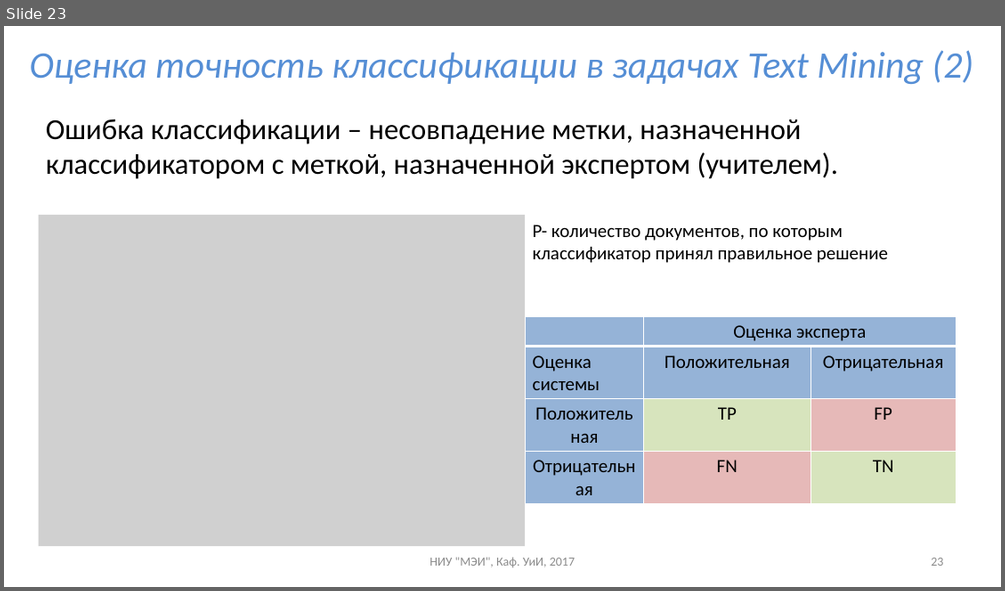
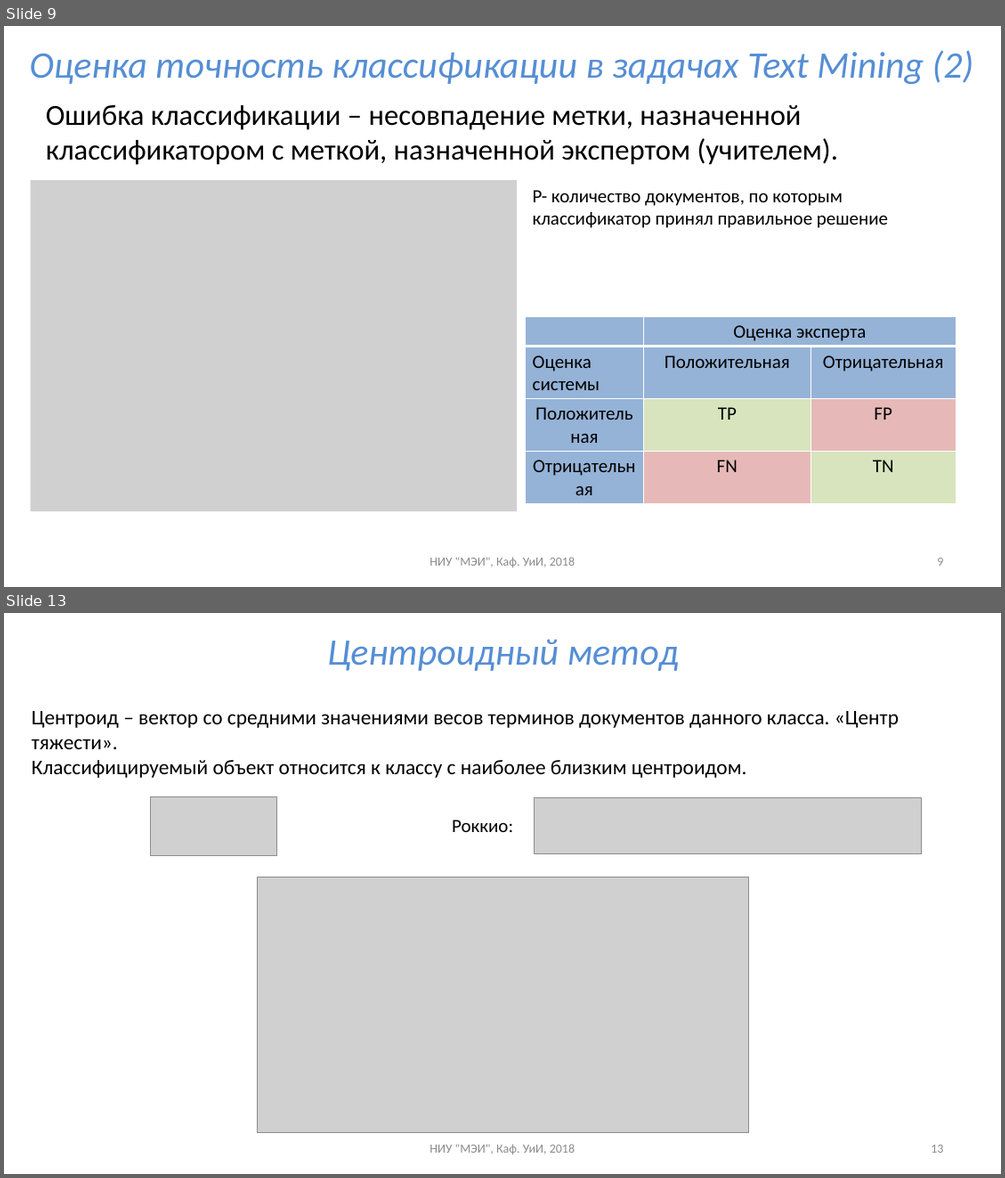
Before and after one commit to uii-mpei/uii-mpei.github.io, a slide deck: study/courses/iis/IIS_lec_2.pptx. Shown one above the other, each under a label of ours: slide 23 before the commit, slides 9 and 13 after it; the slides between them are not shown. The pictures are 1005x591 and 1005x1178 pixels, drawn with LibreOffice and Linux fonts; fonts in the diff are those of the drawing; grey boxes stand for pictures. Boxes give left, top, right and bottom in pixels: in the first picture for what was removed or moved away, otherwise in the second. Text is boxed around its words. In the diff, an @@ line names an element or a change of style, - is before the commit and + after.

```diff
--- a/study/courses/iis/IIS_lec_2.pptx
+++ b/study/courses/iis/IIS_lec_2.pptx
@@ slide 13 added at (x1=4, y1=613, x2=1001, y2=1174), background #FFFFFF @@
@@ title added at (x1=327, y1=639, x2=679, y2=671), 36 pt, text #558ED5, italic @@
+Центроидный метод
@@ text added at (x1=32, y1=711, x2=898, y2=778), 20 pt, text #000000 @@
+Центроид – вектор со средними значениями весов терминов документов данного класса. «Центр тяжести».
+Классифицируемый объект относится к классу с наиболее близким центроидом.
@@ picture added at (x1=151, y1=796, x2=277, y2=855) @@
@@ picture added at (x1=534, y1=798, x2=922, y2=854) @@
@@ text added at (x1=452, y1=819, x2=513, y2=832), 18 pt, text #000000 @@
+Роккио:
@@ picture added at (x1=258, y1=877, x2=749, y2=1133) @@
@@ picture added at (x1=258, y1=876, x2=749, y2=1132) @@
@@ text added at (x1=429, y1=1143, x2=574, y2=1154), 12 pt, text #8C8C8C @@
+НИУ "МЭИ", Каф. УиИ, 2018
@@ page number added at (x1=930, y1=1144, x2=943, y2=1152), 12 pt, text #8C8C8C @@
+13
@@ what was slide 23 is now slide 9 @@
@@ slide 9 changed as well @@
@@ text "Ошибка классификации – несовпадение метки, ..." moved from (x1=46, y1=119, x2=839, y2=179) to (x1=46, y1=104, x2=839, y2=165) @@
@@ picture moved from (x1=39, y1=215, x2=526, y2=546) to (x1=30, y1=180, x2=517, y2=511) @@
@@ text "P- количество документов, по которым ..." moved from (x1=533, y1=224, x2=888, y2=263) to (x1=533, y1=190, x2=888, y2=228) @@
@@ text at (x1=429, y1=556, x2=574, y2=567): text changed @@
-НИУ "МЭИ", Каф. УиИ, 2017
+НИУ "МЭИ", Каф. УиИ, 2018
@@ page number at (x1=937, y1=557, x2=943, y2=565): text changed @@
-23
+9
```
Also in this commit, not shown: 7 other slides changed, 6 other slides added, 15 slides removed, 2 other files.
